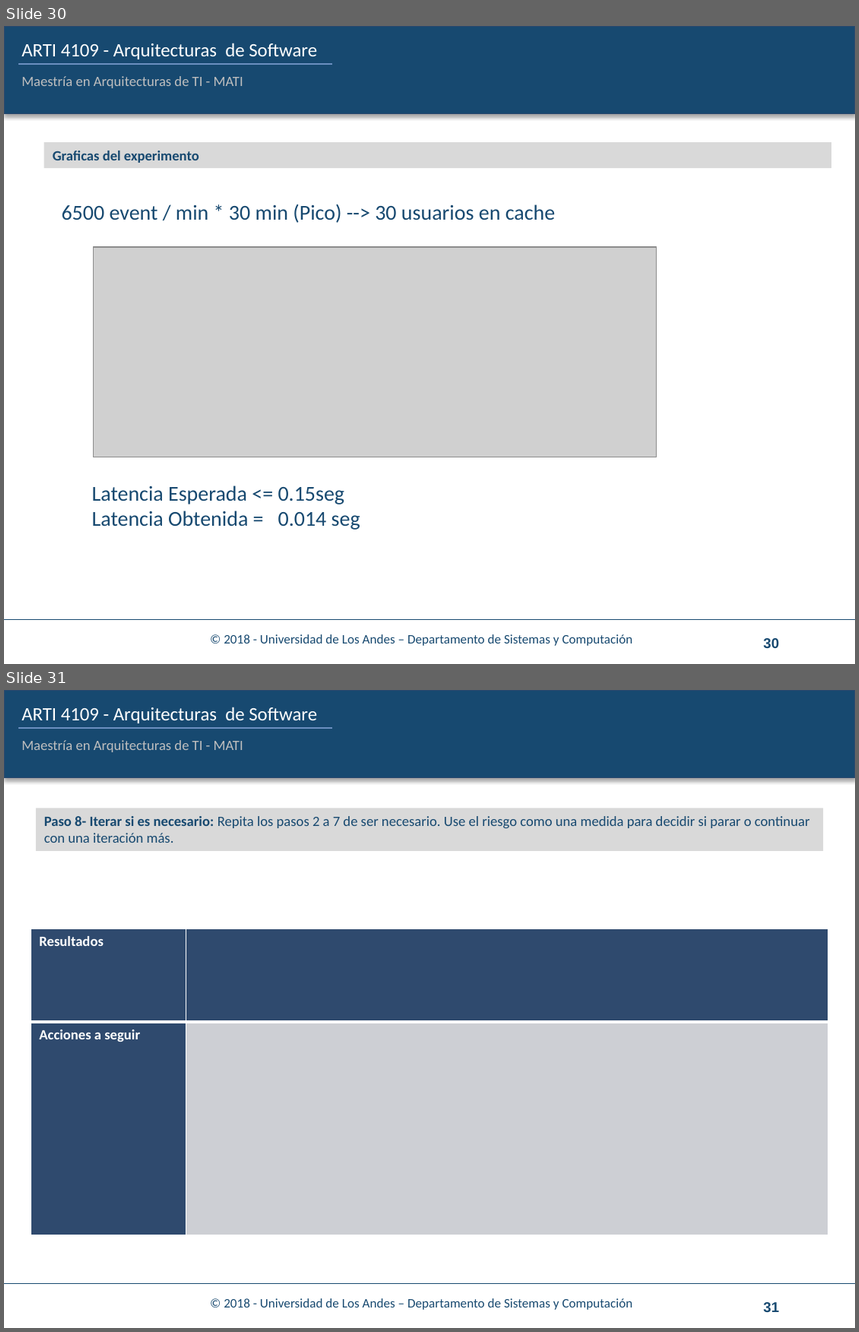
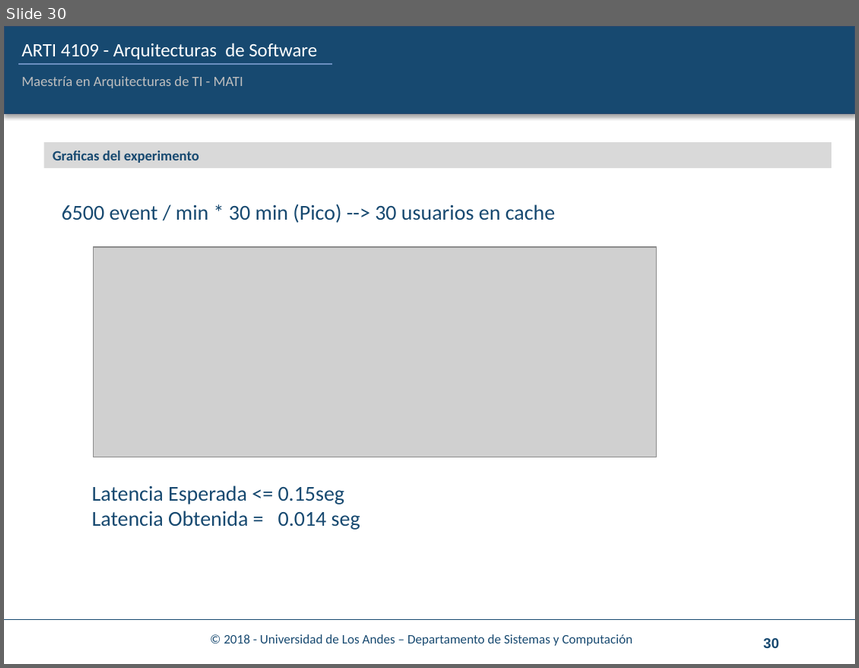
Before and after one commit to juanforo31/Reto1_ASRs_Grupo5, a slide deck: Cuaderno_trabajo/ARTI-4109-4-CuadernoTrabajo-Reto1_desarrollo.pptx. Shown one above the other, each under a label of ours: slides 30 and 31 before the commit, slide 30 after it. The pictures are 859x1332 and 859x668 pixels, drawn with LibreOffice and Linux fonts; fonts in the diff are those of the drawing; grey boxes stand for pictures; background and template pictures are left out. Boxes give left, top, right and bottom in pixels: in the first picture for what was removed or moved away, otherwise in the second. Text is boxed around its words. In the diff, an @@ line names an element or a change of style, - is before the commit and + after.

```diff
--- a/Cuaderno_trabajo/ARTI-4109-4-CuadernoTrabajo-Reto1_desarrollo.pptx
+++ b/Cuaderno_trabajo/ARTI-4109-4-CuadernoTrabajo-Reto1_desarrollo.pptx
@@ slide 31 removed at (4, 690, 855, 1328), background #FFFFFF; not listed: 5 template elements that a slide beside it also shows @@
@@ rectangle removed at (35, 809, 823, 851) @@
-Paso 8- Iterar si es necesario: Repita los pasos 2 a 7 de ser necesario. Use el riesgo como una medida para decidir si parar o continuar con una iteración más.
@@ table removed at (31, 929, 828, 1236), 2 rows, 2 columns @@
-Resultados | 
-Acciones a seguir | 
@@ text removed at (224, 1299, 633, 1310) @@
-© 2018 - Universidad de Los Andes – Departamento de Sistemas y Computación
@@ page number removed at (763, 1303, 779, 1313) @@
-31
```
Also in this commit, not shown: 4 slides changed, 7 other files.
